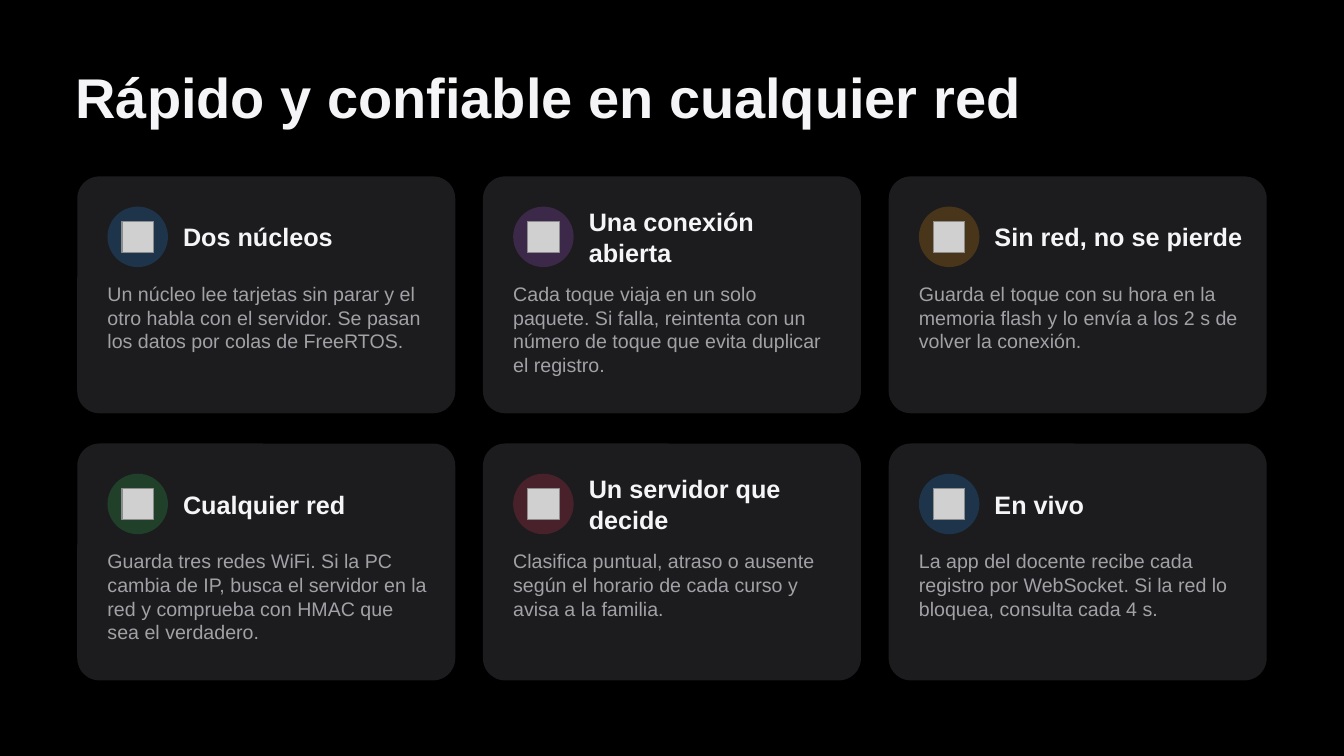
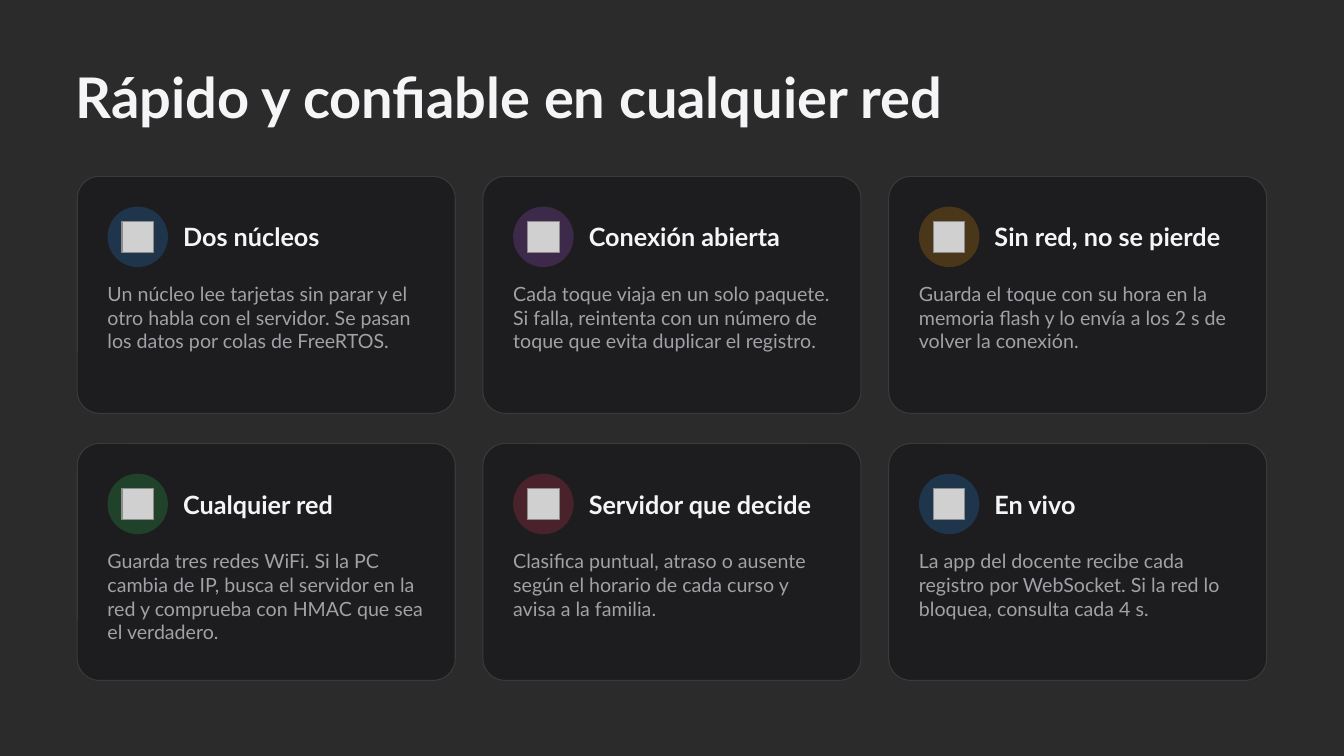
Before and after one commit to danielh121220-cmd/N.A.V.I., a slide deck: slide 6 of docs/NAVI_Presentacion_Killtronic.pptx. Drawn at 1344x756 pixels with LibreOffice and Linux fonts; fonts in the diff are those of the drawing; grey boxes stand for pictures; background and template pictures are left out; a plain dark background stands for a picture behind light text. Boxes give left, top, right and bottom in pixels: in the first picture for what was removed or moved away, otherwise in the second. Text is boxed around its words. In the diff, an @@ line names an element or a change of style, - is before the commit and + after.

```diff
--- a/docs/NAVI_Presentacion_Killtronic.pptx
+++ b/docs/NAVI_Presentacion_Killtronic.pptx
@@ background #000000 to picture (left out) @@
@@ text at [589,227,779,246]: text changed; font Arial to Lato @@
-Una conexión abierta
+Conexión abierta
@@ fill #1C1C1E to #1C1C1E at 88% opacity; outline none to #3A3A3C 0.75 pt in 6 elements at [78,176,456,413], [483,176,861,413], [889,176,1267,413], [78,444,456,681], [483,444,861,681], [889,444,1267,681] @@
@@ text at [589,495,811,518]: text changed; font Arial to Lato @@
-Un servidor que decide
+Servidor que decide
@@ font Arial to Lato in 11 elements at [76,76,943,128], [183,227,320,246], [107,286,411,352], [513,286,829,352], [994,227,1220,251], [919,286,1226,348], [183,495,333,518], [107,553,423,639], [513,553,806,616], [994,495,1075,514], [919,553,1220,620] @@
```
Also in this commit, not shown: 10 other slides changed, 33 other files.
